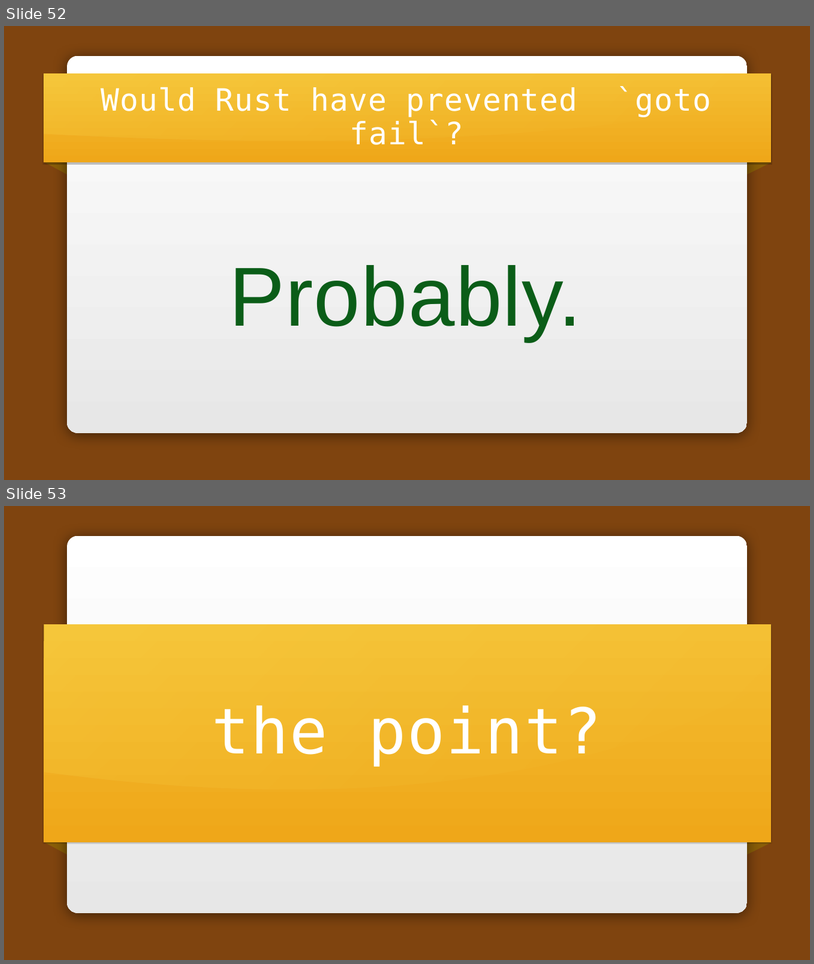
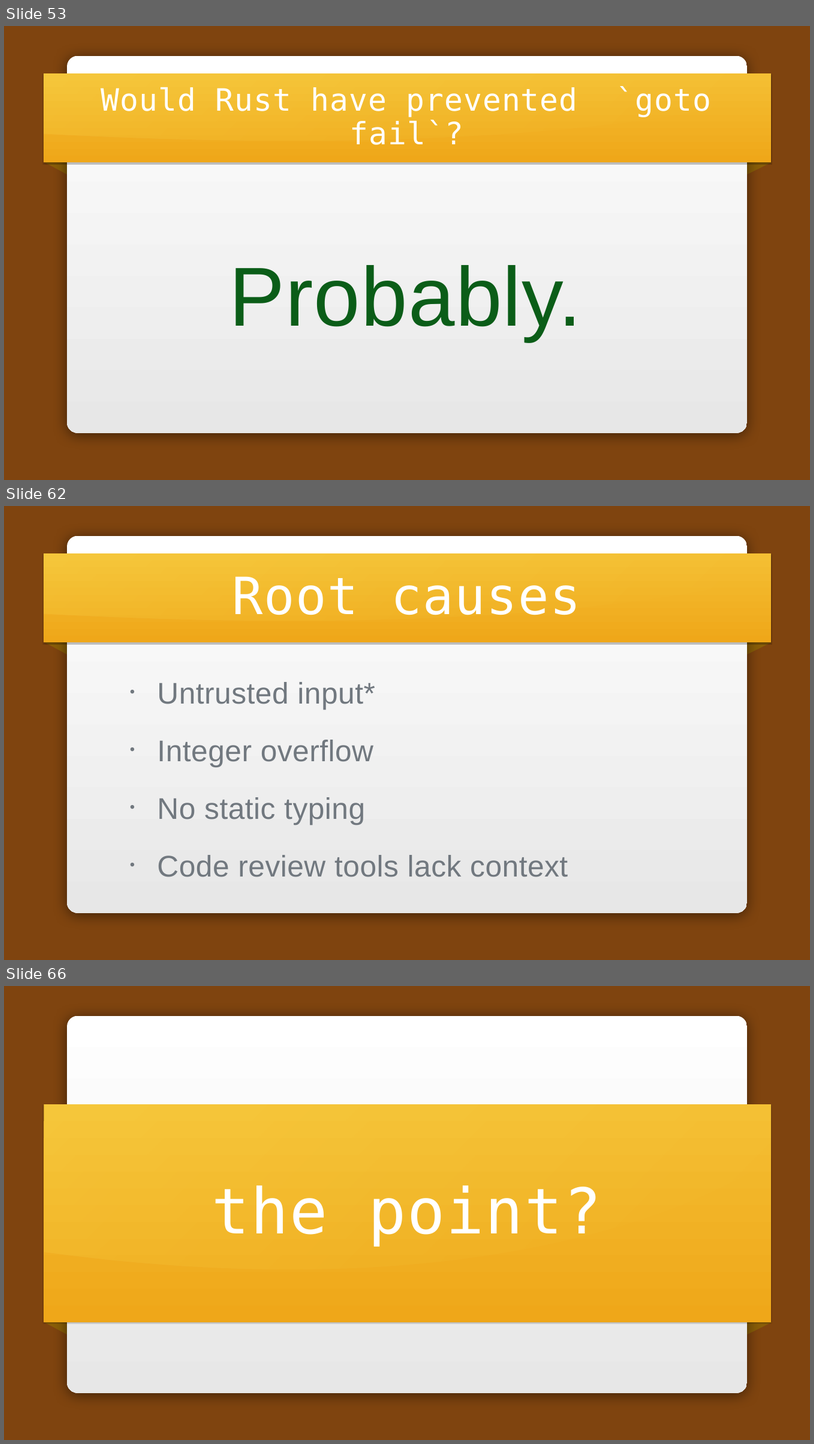
Before and after one commit to carols10cents/rust-safety-presentation, a slide deck: Rust Safety.pptx. Shown one above the other, each under a label of ours: slides 52 and 53 before the commit, slides 53, 62 and 66 after it; the slides between them are not shown. The pictures are 814x964 and 814x1444 pixels, drawn with LibreOffice and Linux fonts; fonts in the diff are those of the drawing; background and template pictures are left out. Boxes give left, top, right and bottom in pixels: in the first picture for what was removed or moved away, otherwise in the second. Text is boxed around its words. In the diff, an @@ line names an element or a change of style, - is before the commit and + after.

```diff
--- a/Rust Safety.pptx
+++ b/Rust Safety.pptx
@@ slide 62 added at [4,506,810,960], background picture (left out); not listed: 5 template elements that a slide beside it also shows @@
@@ title added at [233,576,582,615], 122 pt, text #FFFFFF @@
+Root causes
@@ text added at [157,682,568,877], 71 pt, text #71787F @@
+• Untrusted input*
+• Integer overflow
+• No static typing
+• Code review tools lack context
@@ what was slide 52 is now slide 53 @@
@@ what was slide 53 is now slide 66 @@
```
Also in this commit, not shown: 5 slides changed, 17 other slides added, 6 slides removed, 2 other files.
